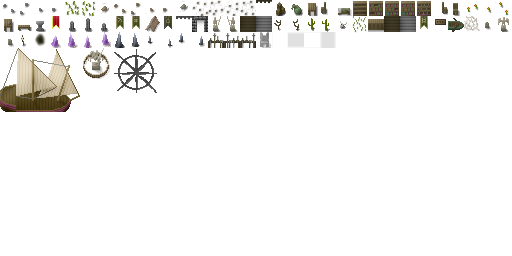
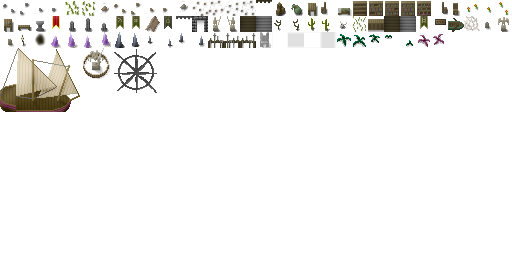
Two versions of the same layered image (512x256). Layer-by-layer changes:
painted on "shade" over [337, 32, 444, 47]
